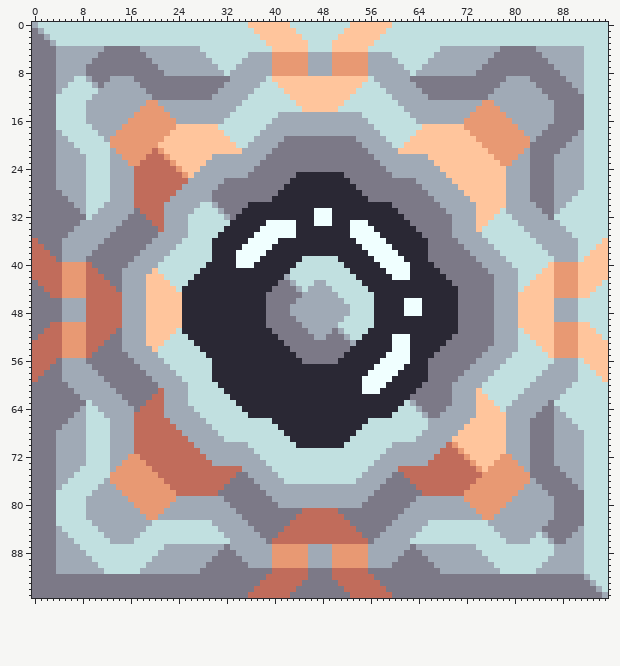
One commit to this sprite sheet: sprites/blocks/production/bronze-mixer.png. The first picture shows the starting point.
The file is 96x96 pixels.
The result:
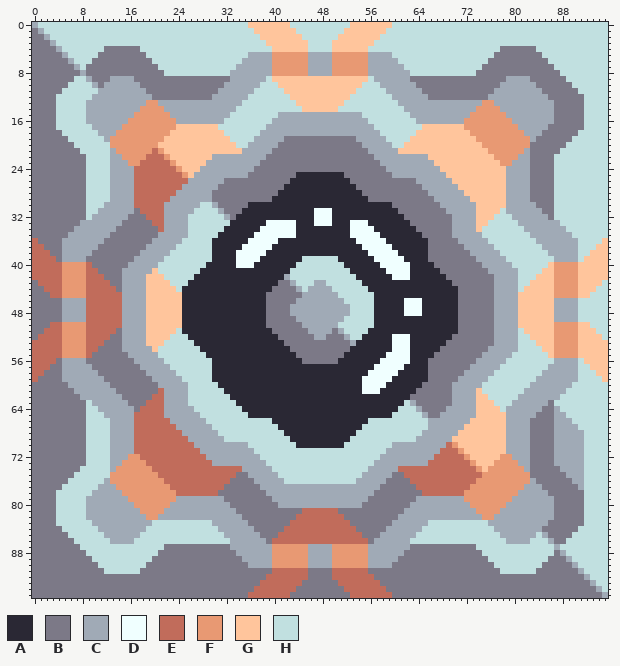
Palette (. is transparent): A #2a2834  B #7c7987  C #a0aab6  D #f0ffff  E #c16c5b  F #e89973  G #ffc59c  H #c1e0e0
From old to new:
The author changed colour C to colour B in row 5 at x 4; in row 6 at x 4 to 5; in row 7 at x 4 to 6; in row 8 at x 4 to 7; in row 9 at x 4 to 6; in row 10 at x 4 to 5.
The author changed colour C to colour B in row 11 at x 4; in row 18 at x 4; in row 19 at x 4 to 5; in row 20 at x 4 to 6; in row 21 at x 4 to 7; in rows 22 to 27 at x 4 to 8.
The author changed colour C to colour B in row 28 at x 5 to 8; in row 29 at x 6 to 8; in row 30 at x 7 to 8; in row 31 at x 8; in row 64 at x 8; in row 65 at x 7 to 8.
The author changed colour C to colour B in row 66 at x 6 to 8; in row 67 at x 5 to 8; in rows 68 to 73 at x 4 to 8; in row 74 at x 4 to 7; in row 75 at x 4 to 6; in row 76 at x 4 to 5.
The author changed colour C to colour B in row 77 at x 4; in row 84 at x 4; in row 85 at x 4 to 5; in row 86 at x 4 to 6; in row 87 at x 4 to 7, 22 to 31 and 64 to 73; in row 88 at x 4 to 8, 21 to 30, 65 to 74 and 87.
The author changed colour C to colour B in row 89 at x 4 to 9, 20 to 29, 66 to 75 and 86 to 88; in row 90 at x 4 to 10, 19 to 28, 67 to 76 and 85 to 89; in row 91 at x 4 to 11, 18 to 27, 68 to 77 and 84 to 90.
The author changed colour C to colour H in row 4 at x 5 to 11, 18 to 27, 68 to 77 and 84 to 91; in row 5 at x 6 to 10, 19 to 28, 67 to 76 and 85 to 91; in row 6 at x 7 to 9, 20 to 29, 66 to 75 and 86 to 91; in row 7 at x 8, 21 to 30, 65 to 74 and 87 to 91; in row 8 at x 22 to 31, 64 to 73 and 88 to 91; in row 9 at x 89 to 91.
The author changed colour C to colour H in row 10 at x 90 to 91; in row 11 at x 91; in row 18 at x 91; in row 19 at x 90 to 91; in row 20 at x 89 to 91; in row 21 at x 88 to 91.
The author changed colour C to colour H in rows 22 to 27 at x 87 to 91; in row 28 at x 87 to 90; in row 29 at x 87 to 89; in row 30 at x 87 to 88; in row 31 at x 87; in row 84 at x 91.
The author changed colour C to colour H in row 85 at x 90 to 91; in row 86 at x 89 to 91; in row 87 at x 88 to 91; in row 88 at x 89 to 91; in row 89 at x 90 to 91; in row 90 at x 91.
